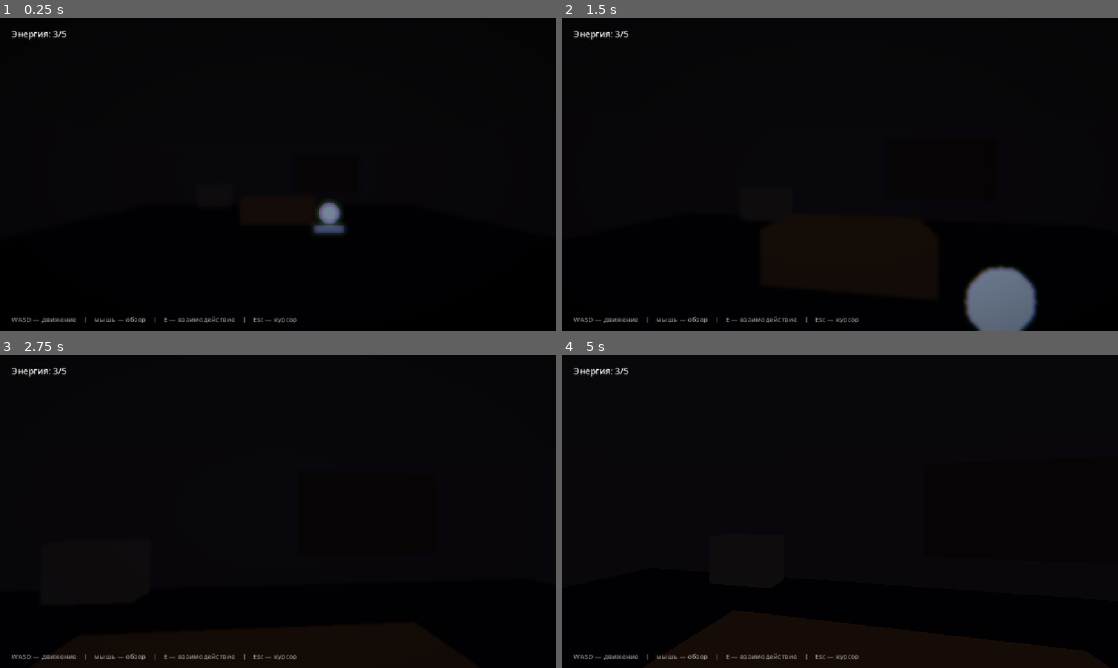
Above: before the commit, frames 1-4 (two rows, left to right).
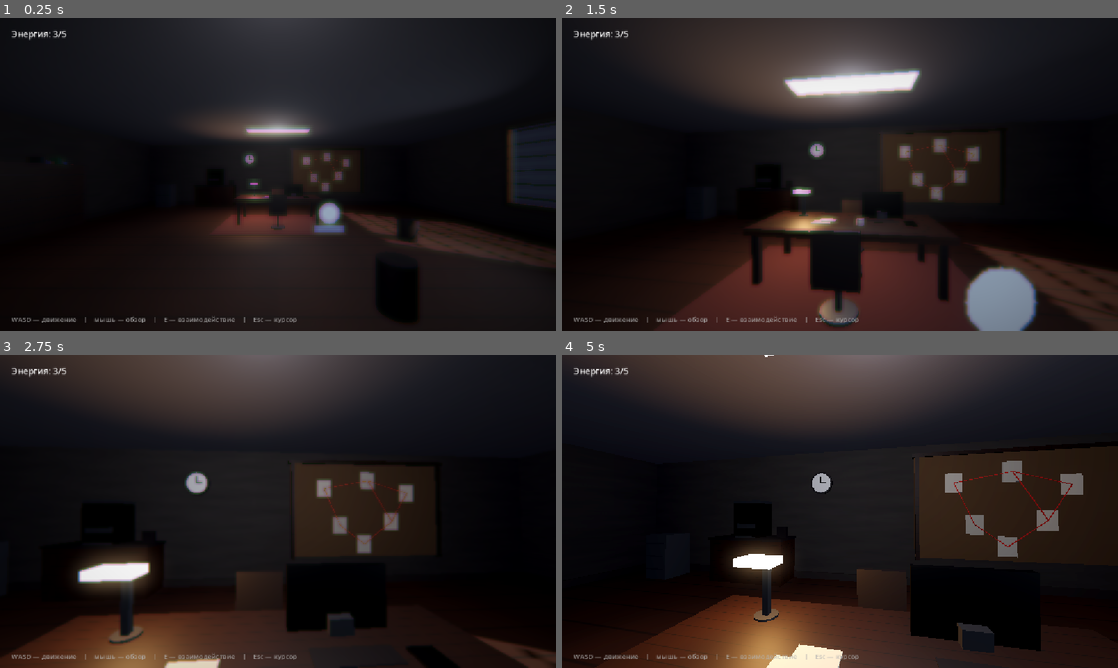
Above: after the commit, the same moments.

Repository: vtyurin89/first-degree-v-2
Game: Godot game, scene res://scenes/Office3D.tscn
Same seed, same stepped clock (60 frames per second), same inputs: the game is played once before the commit and once after it. This scene is started directly instead of the project's main scene.
Inputs (mouse positions are in pixels of both pictures, inside the frame that each line leads up to):
- Up to frame 1 (0.25 s): no input
- Up to frame 2 (1.5 s): tap Enter at 0.5 s; move the mouse to (867, 174) at 0.52 s; hold W (move_forward) from 0.53 s (still down); tap E (interact) at 0.6 s; click (867, 174) at 0.67 s; move the mouse to (812, 174) at 1.27 s; tap Space (advance) at 1.35 s
- Up to frame 3 (2.75 s): keep holding W (move_forward); tap E (interact) at 1.55, 2.1 s; move the mouse to (289, 505) at 2.02 s
- Up to frame 4 (5 s): keep holding W (move_forward); tap Space (advance) at 2.75, 4.25 s; move the mouse to (834, 517) at 2.77 s; tap Enter at 2.85, 3.5 s; click (834, 517) at 2.92 s; tap E (interact) at 3.05, 3.8, 4.35 s; move the mouse to (878, 514) at 3.52 s; tap Keypad Enter at 3.6 s; move the mouse to (795, 508) at 4.27 s

The runs differ from the first frame. In frame 1, 42% of the frame differs, in the area x 9-100%, y 0-100%; in frame 2, 43%; in frame 3, 35%; in frame 4, 44%, in the area x 0-100%, y 0-100%.

Commit message:
feat: Office first draft

Diff:
--- a/scripts/exploration/Office3D.gd
+++ b/scripts/exploration/Office3D.gd
@@ -1,4 +1,8 @@
 extends Node3D
+
+const ROOM_W := 14.0
+const ROOM_D := 14.0
+const ROOM_H := 3.2
 
 const NOTE_LINES := [
 	{"speaker": "Доска дел", "text": "Дело №4417-С. Жертва: Грегори Мэйсон, 15 лет. Пасынок подозреваемого.", "internal": false},
@@ -6,6 +10,27 @@
 	{"speaker": "Доска дел", "text": "Алиби подозреваемого частично опровергнуто записью с камеры у гаража.", "internal": false},
 	{"speaker": "Доска дел", "text": "Примечание Анны: он следит за тем, как я реагирую. Не торопиться. Держать лицо.", "internal": true},
 ]
+
+const FLAVOR := {
+	"cabinet": [
+		{"speaker": "Анна", "text": "Шкаф забит старыми делами. У половины подозреваемых в графе «исход» стоит «прекращено». Система.", "internal": true},
+	],
+	"window": [
+		{"speaker": "Анна", "text": "Утро. Люди идут на работу, кому-то наливают кофе, кто-то целует детей в макушку. Где-то там сейчас идёт человек, который вчера мечтал только об одном — не оказаться в этой комнате.", "internal": true},
+	],
+	"water": [
+		{"speaker": "Анна", "text": "Вода. Отёк, головная боль, язык как наждак. Я знаю этот вкус. Я знаю его слишком хорошо.", "internal": true},
+	],
+	"shelf": [
+		{"speaker": "Анна", "text": "Юридические справочники, методички по допросу, чей-то забытый термос. На полке — папка с делом Грега. Я её знаю наизусть.", "internal": true},
+	],
+	"clock": [
+		{"speaker": "Анна", "text": "Двадцать четыре часа. У нас всегда двадцать четыре часа, пока не приедет адвокат.", "internal": true},
+	],
+	"desk": [
+		{"speaker": "Анна", "text": "Мой стол, если это можно так назвать. Мятная жвачка Мартина, остывший кофе и фотография, которую я переворачиваю лицом вниз.", "internal": true},
+	],
+}
 
 @onready var player: PlayerController3D = $Player3D
 
@@ -19,12 +44,32 @@
 var _dialogue_active := false
 var _current: Interactable = null
 
+var _mat_floor: StandardMaterial3D
+var _mat_wall: StandardMaterial3D
+var _mat_ceiling: StandardMaterial3D
+var _mat_wood: StandardMaterial3D
+var _mat_dark: StandardMaterial3D
+var _mat_metal: StandardMaterial3D
+var _mat_glass: StandardMaterial3D
+var _mat_paper: StandardMaterial3D
+var _mat_black: StandardMaterial3D
+
 
 func _ready() -> void:
 	GameManager.set_state(GameManager.GameState.EXPLORATION_3D)
 	player.position = Vector3(0, 0.1, 4.0)
-	_build_room()
-	_build_props()
+	_build_materials()
+	_build_environment()
+	_build_shell()
+	_build_lights()
+	_build_furniture()
+	_build_desk_props()
+	_build_board()
+	_build_coffee_station()
+	_build_window()
+	_build_door()
+	_build_extra_props()
+	_build_interactables()
 	_build_hud()
 	_build_hangover()
 
@@ -55,17 +100,33 @@
 			_start_dialogue(_note_sequence(), Callable())
 		"weller":
 			_start_dialogue(Case1Scolfield.get_briefing(), func(): GameManager.change_scene(GameManager.SCENE_INTERROGATION, 1.0), false)
+		_:
+			if FLAVOR.has(target.interact_id):
+				_start_dialogue(_flavor_sequence(target.interact_id), Callable())
+			else:
+				_show_toast(target.prompt)
 
 
 func _note_sequence() -> Array:
 	var lines: Array[DialogueLine] = []
 	for entry in NOTE_LINES:
-		var line := DialogueLine.new()
-		line.speaker = entry.get("speaker", "")
-		line.text = entry.get("text", "")
-		line.internal_thought = entry.get("internal", false)
-		lines.append(line)
+		lines.append(_flavor_line(entry))
 	return lines
+
+
+func _flavor_sequence(interact_id: String) -> Array:
+	var lines: Array[DialogueLine] = []
+	for entry in FLAVOR.get(interact_id, []):
+		lines.append(_flavor_line(entry))
+	return lines
+
+
+func _flavor_line(entry: Dictionary) -> DialogueLine:
+	var line := DialogueLine.new()
+	line.speaker = entry.get("speaker", "")
+	line.text = entry.get("text", "")
+	line.internal_thought = entry.get("internal", false)
+	return line
 
 
 func _start_dialogue(lines: Array, on_finish: Callable, restore_control := true) -> void:
@@ -91,23 +152,239 @@
 	box.play(lines)
 
 
-func _build_room() -> void:
-	var wall_color := Color(0.16, 0.15, 0.17)
-	var floor_color := Color(0.1, 0.09, 0.1)
-	_make_box(Vector3(14, 0.2, 14), Vector3(0, -0.1, 0), floor_color)
-	_make_box(Vector3(14, 3.2, 0.2), Vector3(0, 1.6, -7), wall_color)
-	_make_box(Vector3(14, 3.2, 0.2), Vector3(0, 1.6, 7), wall_color)
-	_make_box(Vector3(0.2, 3.2, 14), Vector3(-7, 1.6, 0), wall_color)
-	_make_box(Vector3(0.2, 3.2, 14), Vector3(7, 1.6, 0), wall_color)
-
-
-func _build_props() -> void:
-	_make_box(Vector3(2.4, 0.8, 1.1), Vector3(0, 0.4, -3), Color(0.28, 0.2, 0.13))
-	_make_box(Vector3(1.6, 1.1, 0.6), Vector3(-3.2, 0.55, -6.4), Color(0.22, 0.2, 0.19))
-	_make_box(Vector3(3.4, 2.0, 0.12), Vector3(2.6, 1.7, -6.85), Color(0.14, 0.13, 0.12))
-
-	_make_interactable("coffee", "Кофемашина — взять кофе", Vector3(-3.2, 0.7, -6.0), Vector3(1.2, 1.6, 1.0))
-	_make_interactable("board", "Доска дел — изучить материалы", Vector3(2.6, 1.6, -6.4), Vector3(3.2, 2.2, 1.0))
+func _build_materials() -> void:
+	_mat_floor = _make_material(Color(0.32, 0.2, 0.11), _make_wood_texture(), 6.0, 0.8, 0.0)
+	_mat_wall = _make_material(Color(0.42, 0.4, 0.39), _make_plaster_texture(), 3.0, 0.95, 0.0)
+	_mat_ceiling = _make_material(Color(0.28, 0.28, 0.3), null, 1.0, 1.0, 0.0)
+	_mat_wood = _make_material(Color(0.24, 0.15, 0.09), _make_wood_texture(), 3.0, 0.6, 0.0)
+	_mat_dark = _make_material(Color(0.1, 0.09, 0.1), null, 1.0, 0.5, 0.1)
+	_mat_metal = _make_material(Color(0.35, 0.37, 0.4), null, 1.0, 0.35, 0.8)
+	_mat_glass = _make_material(Color(0.6, 0.75, 0.85, 0.22), null, 1.0, 0.05, 0.0, Color(0, 0, 0), 0.0, 0.22)
+	_mat_paper = _make_material(Color(0.86, 0.84, 0.76), null, 1.0, 0.9, 0.0)
+	_mat_black = _make_material(Color(0.03, 0.03, 0.04), null, 1.0, 0.4, 0.2)
+
+
+func _build_environment() -> void:
+	var world_env := $WorldEnvironment as WorldEnvironment
+	var env := world_env.environment
+	env.background_mode = Environment.BG_COLOR
+	env.background_color = Color(0.02, 0.02, 0.03)
+	env.ambient_light_source = Environment.AMBIENT_SOURCE_COLOR
+	env.ambient_light_color = Color(0.36, 0.37, 0.44)
+	env.ambient_light_energy = 0.45
+	env.tonemap_mode = Environment.TONE_MAPPER_FILMIC
+	env.glow_enabled = true
+	env.glow_intensity = 0.45
+	env.glow_bloom = 0.15
+	env.fog_enabled = true
+	env.fog_light_color = Color(0.09, 0.09, 0.13)
+	env.fog_light_energy = 0.6
+	env.fog_density = 0.012
+
+
+func _build_shell() -> void:
+	_make_box(Vector3(ROOM_W, 0.2, ROOM_D), Vector3(0, -0.1, 0), _mat_floor)
+	_make_box(Vector3(ROOM_W, 0.2, ROOM_D), Vector3(0, ROOM_H + 0.1, 0), _mat_ceiling)
+	_make_box(Vector3(ROOM_W, ROOM_H, 0.2), Vector3(0, ROOM_H * 0.5, -ROOM_D * 0.5), _mat_wall)
+	_make_box(Vector3(ROOM_W, ROOM_H, 0.2), Vector3(0, ROOM_H * 0.5, ROOM_D * 0.5), _mat_wall)
+	_make_box(Vector3(0.2, ROOM_H, ROOM_D), Vector3(-ROOM_W * 0.5, ROOM_H * 0.5, 0), _mat_wall)
+
+	var wx := ROOM_W * 0.5
+	_make_box(Vector3(0.2, 0.75, ROOM_D), Vector3(wx, 0.375, 0), _mat_wall)
+	_make_box(Vector3(0.2, 0.15, ROOM_D), Vector3(wx, 3.125, 0), _mat_wall)
+	_make_box(Vector3(0.2, 2.3, 4.9), Vector3(wx, 1.9, -4.55), _mat_wall)
+	_make_box(Vector3(0.2, 2.3, 4.9), Vector3(wx, 1.9, 4.55), _mat_wall)
+
+	var base := _make_material(Color(0.16, 0.14, 0.13), null, 1.0, 0.7, 0.0)
+	_make_box(Vector3(ROOM_W, 0.16, 0.06), Vector3(0, 0.08, -ROOM_D * 0.5 + 0.13), base, false)
+	_make_box(Vector3(ROOM_W, 0.16, 0.06), Vector3(0, 0.08, ROOM_D * 0.5 - 0.13), base, false)
+	_make_box(Vector3(0.06, 0.16, ROOM_D), Vector3(-ROOM_W * 0.5 + 0.13, 0.08, 0), base, false)
+	_make_box(Vector3(0.06, 0.16, ROOM_D), Vector3(ROOM_W * 0.5 - 0.13, 0.08, 0), base, false)
+
+	var rug := _make_material(Color(0.28, 0.12, 0.12), null, 1.0, 1.0, 0.0)
+	_make_box(Vector3(3.6, 0.03, 2.6), Vector3(0, 0.015, -2.6), rug, false)
+
+
+func _build_lights() -> void:
+	var sun := $Sun as DirectionalLight3D
+	sun.look_at_from_position(Vector3(11, 7.5, 5), Vector3(0, 0.5, -2), Vector3.UP)
+	sun.light_color = Color(1.0, 0.94, 0.82)
+	sun.light_energy = 1.1
+	sun.shadow_enabled = true
+
+	var window_beam := SpotLight3D.new()
+	window_beam.light_color = Color(0.85, 0.9, 1.0)
+	window_beam.light_energy = 1.7
+	window_beam.spot_range = 16.0
+	window_beam.spot_angle = 45.0
+	window_beam.shadow_enabled = false
+	add_child(window_beam)
+	window_beam.look_at_from_position(Vector3(6.3, 1.9, 0), Vector3(-3, 0.6, -1), Vector3.UP)
+
+	for z in [-3.4, 2.6]:
+		var panel := _make_box(Vector3(2.2, 0.06, 0.6), Vector3(0, ROOM_H - 0.02, z), _make_emissive(Color(0.9, 0.92, 1.0), 1.6), false)
+		panel.name = "CeilingPanel"
+		var ceil_lamp := OmniLight3D.new()
+		ceil_lamp.light_color = Color(0.95, 0.95, 1.0)
+		ceil_lamp.light_energy = 1.1
+		ceil_lamp.omni_range = 9.0
+		ceil_lamp.position = Vector3(0, ROOM_H - 0.25, z)
+		add_child(ceil_lamp)
+
+	var lamp := OmniLight3D.new()
+	lamp.light_color = Color(1.0, 0.72, 0.42)
+	lamp.light_energy = 1.6
+	lamp.omni_range = 3.6
+	lamp.position = DeskLampHead
+	add_child(lamp)
+
+
+const DeskLampHead := Vector3(-0.85, 1.28, -3.35)
+const DeskTop := Vector3(0, 0.78, -3.0)
+
+
+func _build_furniture() -> void:
+	var desk_size := Vector3(2.8, 0.1, 1.3)
+	_make_box(desk_size, DeskTop, _mat_wood)
+	var leg_y := DeskTop.y - desk_size.y * 0.5 - 0.36
+	for sx in [-1.0, 1.0]:
+		for sz in [-1.0, 1.0]:
+			_make_box(Vector3(0.1, 0.72, 0.1), Vector3(sx * 1.25, leg_y, DeskTop.z + sz * 0.55), _mat_dark)
+
+	_make_chair(Vector3(0, 0, -3.9), PI)
+	_make_chair(Vector3(0.0, 0, -2.0), 0.0)
+
+	var cabinet := _make_material(Color(0.22, 0.23, 0.25), null, 1.0, 0.6, 0.3)
+	_make_box(Vector3(0.62, 1.1, 0.66), Vector3(-5.6, 0.55, -6.3), cabinet)
+	for i in 3:
+		_make_box(Vector3(0.56, 0.02, 0.03), Vector3(-5.6, 0.25 + i * 0.32, -5.96), _mat_metal, false)
+		_make_box(Vector3(0.24, 0.03, 0.05), Vector3(-5.6, 0.25 + i * 0.32, -5.97), _mat_metal, false)
+
+	_make_box(Vector3(0.5, 1.9, 2.6), Vector3(-6.6, 0.95, -1.4), _mat_wood)
+	var book_colors := [
+		Color(0.5, 0.15, 0.13), Color(0.16, 0.3, 0.5), Color(0.2, 0.4, 0.22),
+		Color(0.45, 0.4, 0.15), Color(0.3, 0.2, 0.4), Color(0.15, 0.15, 0.16),
+	]
+	for shelf_i in 3:
+		var shelf_y := 0.35 + shelf_i * 0.62
+		_make_box(Vector3(0.46, 0.04, 2.4), Vector3(-6.55, shelf_y, -1.4), _mat_dark, false)
+		var x := -1.4 - 1.05
+		for b in 6:
+			var col: Color = book_colors[(shelf_i * 6 + b) % book_colors.size()]
+			var bh := 0.3 + 0.08 * float(b % 3)
+			_make_box(Vector3(0.36, bh, 0.12), Vector3(-6.55, shelf_y + 0.02 + bh * 0.5, x + 0.14), _make_material(col, null, 1.0, 0.85, 0.0), false)
+			x += 0.15
+
+
+func _make_chair(pos: Vector3, yaw: float) -> void:
+	var holder := Node3D.new()
+	holder.position = pos
+	holder.rotation.y = yaw
+	add_child(holder)
+	_add_box_to(holder, Vector3(0.5, 0.06, 0.5), Vector3(0, 0.45, 0), _mat_dark, false)
+	_add_box_to(holder, Vector3(0.5, 0.55, 0.06), Vector3(0, 0.75, 0.24), _mat_dark, false)
+	_add_cyl_to(holder, 0.04, 0.4, Vector3(0, 0.25, 0), _mat_metal, false)
+	_add_cyl_to(holder, 0.22, 0.04, Vector3(0, 0.05, 0), _mat_metal, false)
+
+
+func _build_desk_props() -> void:
+	var px := DeskTop.z
+	_add_box_to(self, Vector3(0.7, 0.44, 0.06), Vector3(0.55, 1.05, px - 0.35), _mat_black)
+	_add_box_to(self, Vector3(0.16, 0.16, 0.12), Vector3(0.55, 0.86, px - 0.3), _mat_metal)
+	_add_box_to(self, Vector3(0.5, 0.03, 0.16), Vector3(0.55, 0.82, px - 0.05), _mat_dark)
+	_add_cyl_to(self, 0.055, 0.1, Vector3(0.2, 0.87, px + 0.2), _make_material(Color(0.7, 0.7, 0.72), null, 1.0, 0.3, 0.2))
+	_add_box_to(self, Vector3(0.28, 0.01, 0.2), Vector3(-0.4, 0.84, px + 0.15), _mat_paper, false)
+	_add_box_to(self, Vector3(0.26, 0.01, 0.19), Vector3(-0.32, 0.85, px + 0.05), _mat_paper, false)
+
+	_add_cyl_to(self, 0.09, 0.03, Vector3(-0.85, 0.83, px - 0.35), _mat_metal)
+	_add_box_to(self, Vector3(0.05, 0.42, 0.05), Vector3(-0.85, 1.05, px - 0.35), _mat_metal)
+	_add_box_to(self, Vector3(0.28, 0.06, 0.18), Vector3(-0.85, 1.27, px - 0.25), _make_emissive(Color(1.0, 0.85, 0.6), 2.2))
+
+	_add_box_to(self, Vector3(0.16, 0.05, 0.28), Vector3(0.95, 0.82, px + 0.05), _mat_black)
+
+
+func _build_board() -> void:
+	var cork := _make_material(Color(0.33, 0.24, 0.15), null, 1.0, 0.95, 0.0)
+	_add_box_to(self, Vector3(3.8, 2.3, 0.08), Vector3(2.6, 1.8, -6.84), cork)
+	_add_box_to(self, Vector3(3.9, 0.08, 0.12), Vector3(2.6, 2.95, -6.82), _mat_wood, false)
+	_add_box_to(self, Vector3(0.08, 2.4, 0.12), Vector3(0.75, 1.8, -6.82), _mat_wood, false)
+	_add_box_to(self, Vector3(0.08, 2.4, 0.12), Vector3(4.45, 1.8, -6.82), _mat_wood, false)
+
+	var photos := [
+		Vector3(1.5, 2.3, 0), Vector3(2.6, 2.5, 0), Vector3(3.6, 2.2, 0),
+		Vector3(1.9, 1.4, 0), Vector3(3.2, 1.5, 0), Vector3(2.5, 0.95, 0),
+	]
+	var photo_cols := [
+		Color(0.75, 0.72, 0.66), Color(0.7, 0.68, 0.62), Color(0.8, 0.76, 0.68),
+		Color(0.68, 0.66, 0.6), Color(0.78, 0.74, 0.66), Color(0.72, 0.7, 0.64),
+	]
+	for i in photos.size():
+		_add_box_to(self, Vector3(0.34, 0.42, 0.02), Vector3(photos[i].x, photos[i].y, -6.78), _make_material(photo_cols[i], null, 1.0, 0.9, 0.0), false)
+
+	var strings := [
+		[1.5, 2.3, 2.6, 2.5], [2.6, 2.5, 3.6, 2.2], [1.5, 2.3, 1.9, 1.4],
+		[2.6, 2.5, 3.2, 1.5], [3.6, 2.2, 3.2, 1.5], [1.9, 1.4, 2.5, 0.95], [3.2, 1.5, 2.5, 0.95],
+	]
+	for s in strings:
+		_make_string(s[0], s[1], s[2], s[3], -6.76, Color(0.8, 0.15, 0.12))
+
+
+func _build_coffee_station() -> void:
+	_add_box_to(self, Vector3(1.9, 1.0, 0.72), Vector3(-3.2, 0.5, -6.5), _mat_wood)
+	_add_box_to(self, Vector3(1.95, 0.06, 0.78), Vector3(-3.2, 1.03, -6.5), _mat_dark, false)
+	_add_box_to(self, Vector3(0.68, 0.82, 0.56), Vector3(-3.2, 1.48, -6.5), _mat_black)
+	_add_box_to(self, Vector3(0.68, 0.06, 0.56), Vector3(-3.2, 1.92, -6.5), _mat_metal, false)
+	_add_box_to(self, Vector3(0.5, 0.1, 0.08), Vector3(-3.2, 1.35, -6.24), _mat_metal, false)
+	_add_box_to(self, Vector3(0.5, 0.03, 0.3), Vector3(-3.2, 1.08, -6.3), _mat_metal, false)
+	_add_cyl_to(self, 0.05, 0.14, Vector3(-3.2, 1.15, -6.34), _make_material(Color(0.85, 0.85, 0.85), null, 1.0, 0.3, 0.1))
+	_add_box_to(self, Vector3(0.24, 0.28, 0.08), Vector3(-2.4, 1.17, -6.5), _mat_dark, false)
+
+
+func _build_window() -> void:
+	var frame := _mat_wood
+	_add_box_to(self, Vector3(0.12, 0.12, 4.4), Vector3(ROOM_W * 0.5 - 0.1, 3.0, 0), frame, false)
+	_add_box_to(self, Vector3(0.12, 0.12, 4.4), Vector3(ROOM_W * 0.5 - 0.1, 0.7, 0), frame, false)
+	_add_box_to(self, Vector3(0.12, 2.4, 0.12), Vector3(ROOM_W * 0.5 - 0.1, 1.85, -2.1), frame, false)
+	_add_box_to(self, Vector3(0.12, 2.4, 0.12), Vector3(ROOM_W * 0.5 - 0.1, 1.85, 2.1), frame, false)
+	var glass_holder := _add_box_to(self, Vector3(0.04, 2.2, 4.0), Vector3(ROOM_W * 0.5 - 0.06, 1.85, 0), _mat_glass, false)
+	glass_holder.get_child(0).cast_shadow = GeometryInstance3D.SHADOW_CASTING_SETTING_OFF
+	_add_box_to(self, Vector3(0.1, 2.2, 0.06), Vector3(ROOM_W * 0.5 - 0.08, 1.85, 0), frame, false)
+	for i in 6:
+		_add_box_to(self, Vector3(0.03, 0.05, 3.8), Vector3(ROOM_W * 0.5 - 0.14, 0.95 + i * 0.38, 0), _mat_dark, false)
+
+
+func _build_door() -> void:
+	var frame := _mat_wood
+	var door_z := ROOM_D * 0.5 - 0.1
+	_add_box_to(self, Vector3(1.3, 0.12, 0.14), Vector3(-3.0, 2.22, door_z), frame, false)
+	_add_box_to(self, Vector3(0.12, 2.3, 0.14), Vector3(-3.6, 1.1, door_z), frame, false)
+	_add_box_to(self, Vector3(0.12, 2.3, 0.14), Vector3(-2.4, 1.1, door_z), frame, false)
+	_add_box_to(self, Vector3(1.06, 2.14, 0.08), Vector3(-3.0, 1.07, door_z - 0.02), _mat_wood, false)
+	_add_cyl_to(self, 0.05, 0.14, Vector3(-2.6, 1.05, door_z - 0.1), _mat_metal, false, Vector3(PI * 0.5, 0, 0))
+
+
+func _build_extra_props() -> void:
+	_add_box_to(self, Vector3(0.42, 0.9, 0.42), Vector3(-6.4, 0.45, 2.2), _mat_metal)
+	_add_cyl_to(self, 0.2, 0.62, Vector3(-6.4, 1.2, 2.2), _make_material(Color(0.4, 0.62, 0.72, 0.5), null, 1.0, 0.2, 0.0, Color(0, 0, 0), 0.0, 0.5), false)
+	_add_cyl_to(self, 0.22, 0.6, Vector3(1.4, 0.3, 1.6), _mat_dark, false)
+	_add_cyl_to(self, 0.22, 0.5, Vector3(3.2, 0.25, -1.0), _mat_dark, false)
+
+	var clock := _make_material(Color(0.9, 0.9, 0.88), null, 1.0, 0.5, 0.0)
+	_add_cyl_to(self, 0.28, 0.06, Vector3(-1.5, 2.4, -6.8), _mat_dark, false, Vector3(PI * 0.5, 0, 0))
+	_add_cyl_to(self, 0.24, 0.03, Vector3(-1.5, 2.4, -6.76), clock, false, Vector3(PI * 0.5, 0, 0))
+	_add_box_to(self, Vector3(0.02, 0.16, 0.02), Vector3(-1.5, 2.47, -6.74), _mat_black, false)
+	_add_box_to(self, Vector3(0.13, 0.02, 0.02), Vector3(-1.44, 2.4, -6.74), _mat_black, false)
+
+
+func _build_interactables() -> void:
+	_make_interactable("coffee", "Кофемашина — взять кофе", Vector3(-3.2, 0.9, -5.9), Vector3(1.4, 1.8, 1.0))
+	_make_interactable("board", "Доска дел — изучить материалы", Vector3(2.6, 1.7, -6.4), Vector3(3.6, 2.4, 1.0))
+	_make_interactable("cabinet", "Шкаф с делами — осмотреть", Vector3(-5.6, 0.9, -5.8), Vector3(0.9, 1.4, 0.9))
+	_make_interactable("shelf", "Стеллаж — осмотреть", Vector3(-5.9, 1.2, -1.4), Vector3(0.9, 2.0, 2.6))
+	_make_interactable("water", "Кулер — выпить воды", Vector3(-5.8, 0.9, 2.2), Vector3(0.9, 1.4, 0.9))
+	_make_interactable("window", "Окно — выглянуть", Vector3(6.4, 1.6, 0), Vector3(1.0, 1.6, 3.6))
+	_make_interactable("clock", "Часы — взглянуть на время", Vector3(-1.5, 2.2, -6.0), Vector3(0.9, 1.0, 0.9))
+	_make_interactable("desk", "Стол — осмотреть", Vector3(0, 1.0, -3.0), Vector3(2.6, 0.8, 2.0))
 
 	var weller := Sprite3D.new()
 	weller.texture = _make_char_texture(Color(0.28, 0.38, 0.52))
@@ -118,30 +395,125 @@
 	_make_interactable("weller", "Уэллер — начать брифинг", Vector3(1.4, 1.0, -1.6), Vector3(1.4, 2.0, 1.2))
 
 
-func _make_box(size: Vector3, pos: Vector3, color: Color) -> Node3D:
+func _make_material(color: Color, tex: Texture2D = null, uv_scale: float = 1.0, roughness: float = 0.9, metallic: float = 0.0, emission: Color = Color(0, 0, 0), emission_energy: float = 0.0, alpha: float = 1.0) -> StandardMaterial3D:
+	var mat := StandardMaterial3D.new()
+	mat.albedo_color = color
+	mat.roughness = roughness
+	mat.metallic = metallic
+	if tex != null:
+		mat.albedo_texture = tex
+		mat.texture_repeat = true
+		mat.uv1_scale = Vector3(uv_scale, uv_scale, 1.0)
+	if emission_energy > 0.0:
+		mat.emission_enabled = true
+		mat.emission = emission
+		mat.emission_energy_multiplier = emission_energy
+	if alpha < 1.0:
+		mat.transparency = BaseMaterial3D.TRANSPARENCY_ALPHA
+		mat.cull_mode = BaseMaterial3D.CULL_DISABLED
+		mat.albedo_color.a = alpha
+	return mat
+
+
+func _make_emissive(color: Color, energy: float) -> StandardMaterial3D:
+	return _make_material(color, null, 1.0, 0.4, 0.0, color, energy)
+
+
+func _make_wood_texture() -> ImageTexture:
+	var size := 256
+	var noise := FastNoiseLite.new()
+	noise.seed = 7
+	noise.frequency = 0.02
+	var img := Image.create(size, size, false, Image.FORMAT_RGB8)
+	var base := Color(0.42, 0.28, 0.16)
+	for y in size:
+		for x in size:
+			var v := (noise.get_noise_2d(float(x) * 0.6, float(y) * 0.1) + 1.0) * 0.5
+			var c := base.lerp(Color(0.62, 0.44, 0.26), v)
+			var plank := 32.0
+			if fmod(float(y), plank) < 2.0:
+				c = c.darkened(0.4)
+			img.set_pixel(x, y, c)
+	return ImageTexture.create_from_image(img)
+
+
+func _make_plaster_texture() -> ImageTexture:
+	var size := 128
+	var noise := FastNoiseLite.new()
+	noise.seed = 21
+	noise.frequency = 0.06
+	var img := Image.create(size, size, false, Image.FORMAT_RGB8)
+	var base := Color(0.5, 0.49, 0.47)
+	for y in size:
+		for x in size:
+			var v := (noise.get_noise_2d(float(x), float(y)) + 1.0) * 0.5
+			img.set_pixel(x, y, base.lerp(Color(0.4, 0.39, 0.38), v))
+	return ImageTexture.create_from_image(img)
+
+
+func _make_box(size: Vector3, pos: Vector3, mat: Material, collide := true, rot := Vector3.ZERO) -> Node3D:
 	var holder := Node3D.new()
 	holder.position = pos
-
+	holder.rotation = rot
+	add_child(holder)
+	_add_box_to(holder, size, Vector3.ZERO, mat, collide)
+	return holder
+
+
+func _add_box_to(parent: Node3D, size: Vector3, pos: Vector3, mat: Material, collide := true) -> Node3D:
+	var holder := Node3D.new()
+	holder.position = pos
+	parent.add_child(holder)
 	var mesh_instance := MeshInstance3D.new()
 	var mesh := BoxMesh.new()
 	mesh.size = size
 	mesh_instance.mesh = mesh
-	var material := StandardMaterial3D.new()
-	material.albedo_color = color
-	material.roughness = 0.9
-	mesh_instance.material_override = material
+	mesh_instance.material_override = mat
 	holder.add_child(mesh_instance)
-
-	var body := StaticBody3D.new()
-	var shape := CollisionShape3D.new()
-	var box := BoxShape3D.new()
-	box.size = size
-	shape.shape = box
-	body.add_child(shape)
-	holder.add_child(body)
-
-	add_child(holder)
+	if collide:
+		var body := StaticBody3D.new()
+		var shape := CollisionShape3D.new()
+		var box := BoxShape3D.new()
+		box.size = size
+		shape.shape = box
+		body.add_child(shape)
+		holder.add_child(body)
 	return holder
+
+
+func _add_cyl_to(parent: Node3D, radius: float, height: float, pos: Vector3, mat: Material, collide := false, rot := Vector3.ZERO) -> Node3D:
+	var holder := Node3D.new()
+	holder.position = pos
+	holder.rotation = rot
+	parent.add_child(holder)
+	var mesh_instance := MeshInstance3D.new()
+	var mesh := CylinderMesh.new()
+	mesh.top_radius = radius
+	mesh.bottom_radius = radius
+	mesh.height = height
+	mesh.radial_segments = 16
+	mesh_instance.mesh = mesh
+	mesh_instance.material_override = mat
+	holder.add_child(mesh_instance)
+	if collide:
+		var body := StaticBody3D.new()
+		var shape := CollisionShape3D.new()
+		var cyl := CylinderShape3D.new()
+		cyl.radius = radius
+		cyl.height = height
+		shape.shape = cyl
+		body.add_child(shape)
+		holder.add_child(body)
+	return holder
+
+
+func _make_string(x1: float, y1: float, x2: float, y2: float, z: float, color: Color) -> void:
+	var a := Vector2(x1, y1)
+	var b := Vector2(x2, y2)
+	var mid := (a + b) * 0.5
+	var length := a.distance_to(b)
+	var angle := (b - a).angle()
+	_make_box(Vector3(length, 0.014, 0.014), Vector3(mid.x, mid.y, z), _make_material(color, null, 1.0, 0.8, 0.0), false, Vector3(0, 0, angle))
 
 
 func _make_interactable(id: String, prompt: String, pos: Vector3, size: Vector3) -> Interactable:
